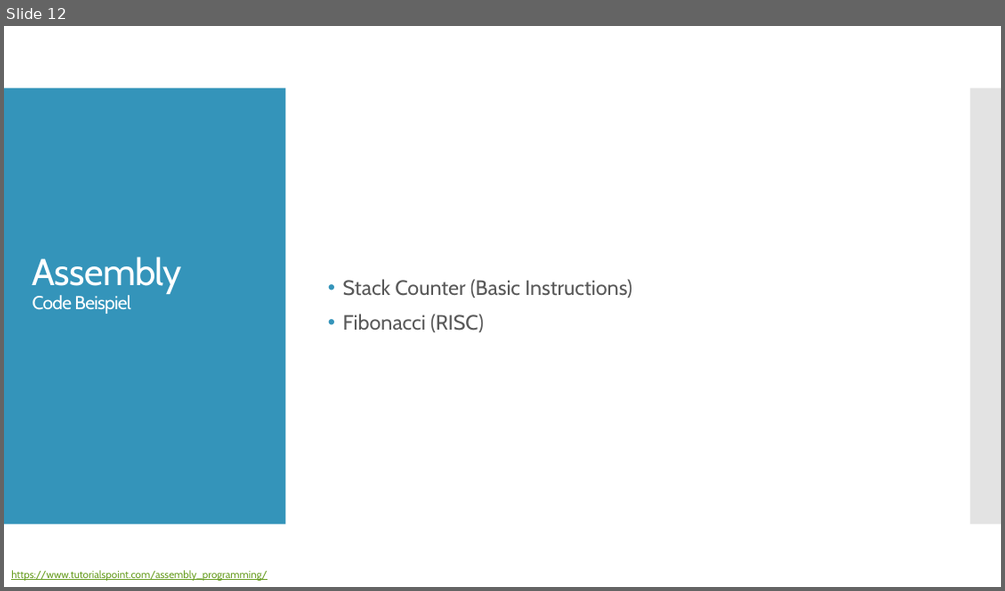
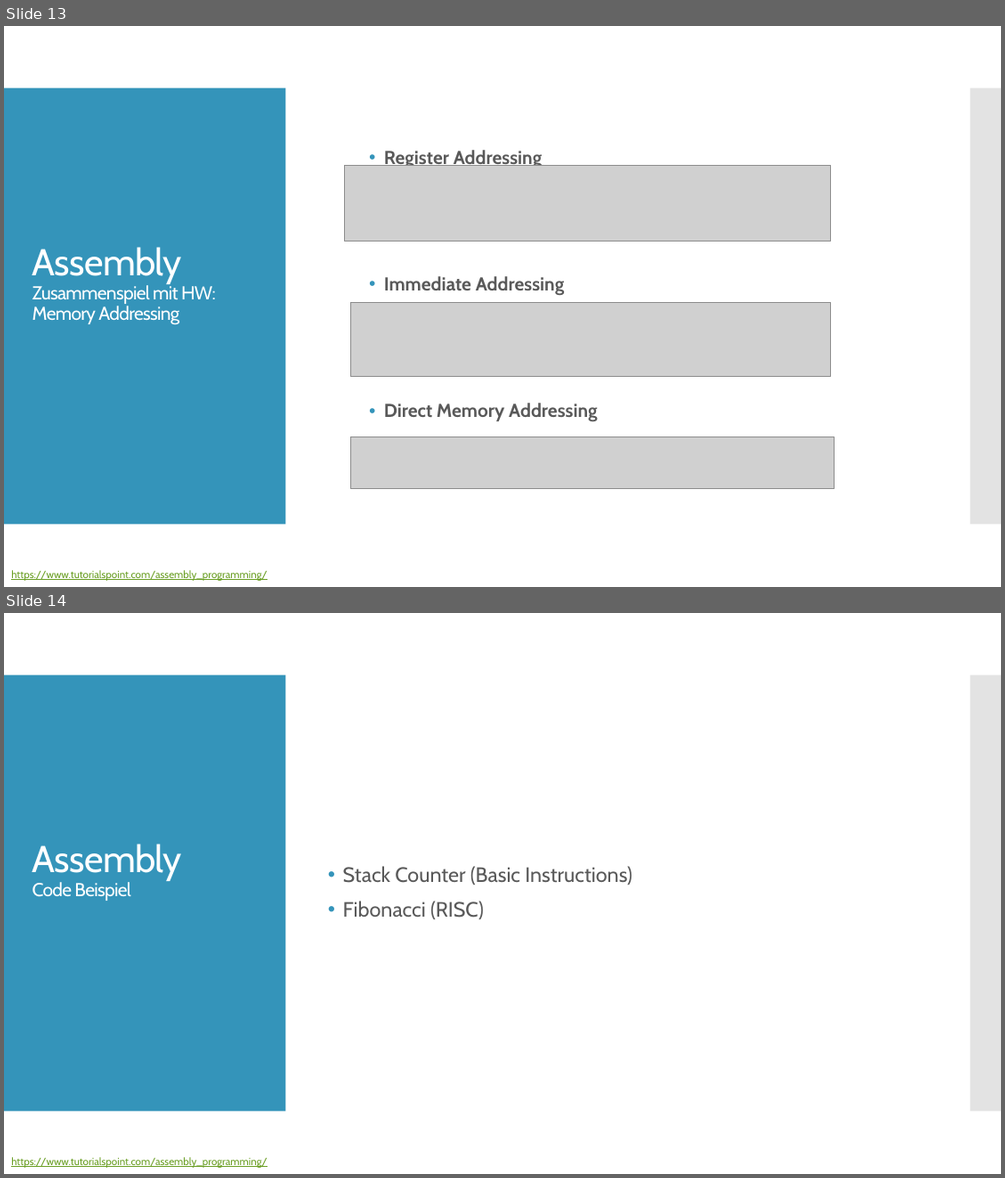
Before and after one commit to christopherchristensen/assembler, a slide deck: docs/ppt/presentation-v.1.pptx. Shown one above the other, each under a label of ours: slide 12 before the commit, slides 13 and 14 after it. The pictures are 1005x591 and 1005x1178 pixels, drawn with LibreOffice and Linux fonts; fonts in the diff are those of the drawing; grey boxes stand for pictures. Boxes give left, top, right and bottom in pixels: in the first picture for what was removed or moved away, otherwise in the second. Text is boxed around its words. In the diff, an @@ line names an element or a change of style, - is before the commit and + after.

```diff
--- a/docs/ppt/presentation-v.1.pptx
+++ b/docs/ppt/presentation-v.1.pptx
@@ slide 13 added at [4, 26, 1001, 587], background #FFFFFF; not listed: 2 template elements that a slide beside it also shows @@
@@ text added at [384, 148, 598, 421], 18 pt, text #595959, bold @@
+  • Register Addressing
+  • Immediate Addressing
+  • Direct Memory Addressing
@@ picture added at [344, 165, 830, 240] @@
@@ title added at [32, 247, 216, 324], 18 pt, text #FFFFFF @@
+Assembly
+Zusammenspiel mit HW: Memory Addressing
@@ picture added at [351, 302, 831, 376] @@
@@ picture added at [351, 437, 834, 488] @@
@@ text added at [11, 570, 267, 580], 10 pt, text #6B9F25, underline @@
+https://www.tutorialspoint.com/assembly_programming/
@@ what was slide 12 is now slide 14 @@
```
Also in this commit, not shown: 6 slides changed, 1 other slide added, 1 other file.
